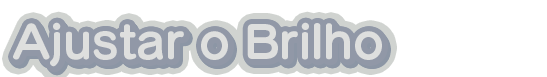
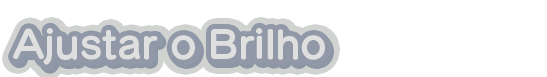
Comparing the layer stacks of the two w=547, h=77 images. Changes:
painted on "Ajustar o Brilho" (1st of 10) over [13, 22, 382, 67]
painted on "Ajustar o Brilho" (2nd of 10) over [14, 22, 383, 67]
painted on "Ajustar o Brilho" (3rd of 10) over [14, 23, 383, 68]
painted on "Ajustar o Brilho" (4th of 10) over [14, 24, 383, 69]
painted on "Ajustar o Brilho" (5th of 10) over [15, 24, 384, 69]
painted on "Ajustar o Brilho" (6th of 10) over [15, 25, 384, 70]
painted on "Ajustar o Brilho" (7th of 10) over [16, 25, 385, 70]
painted on "Ajustar o Brilho" (8th of 10) over [16, 26, 385, 71]
painted on "Ajustar o Brilho" (9th of 10) over [17, 26, 386, 71]
painted on "Ajustar o Brilho" (10th of 10) over [15, 24, 384, 69]
